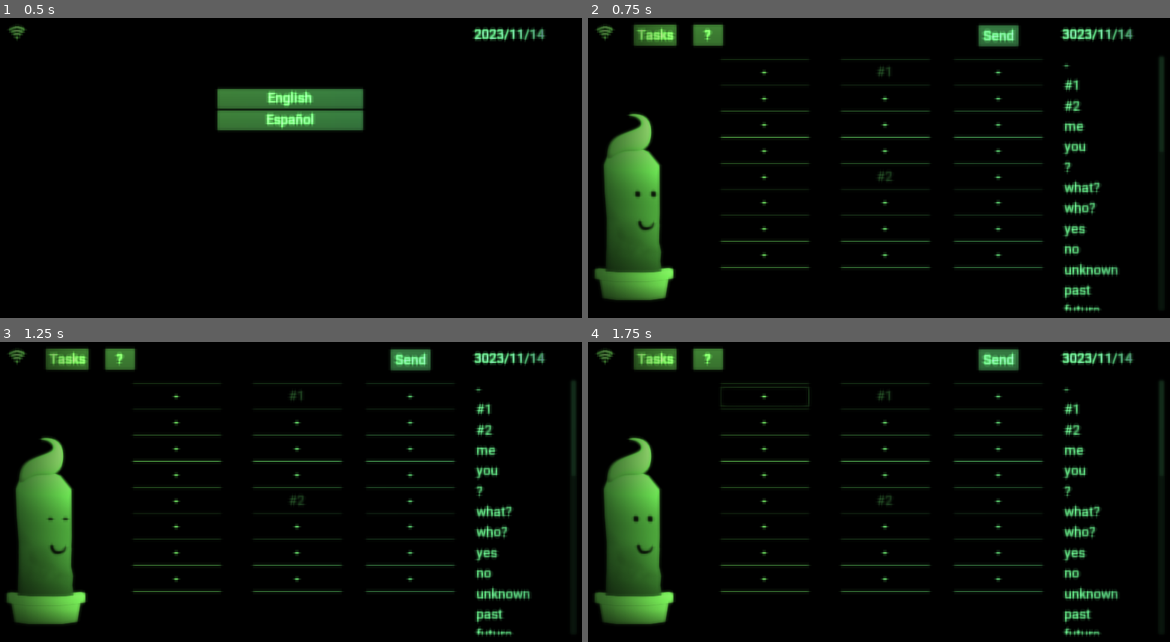
Above: before the commit, frames 1-4 (two rows, left to right).
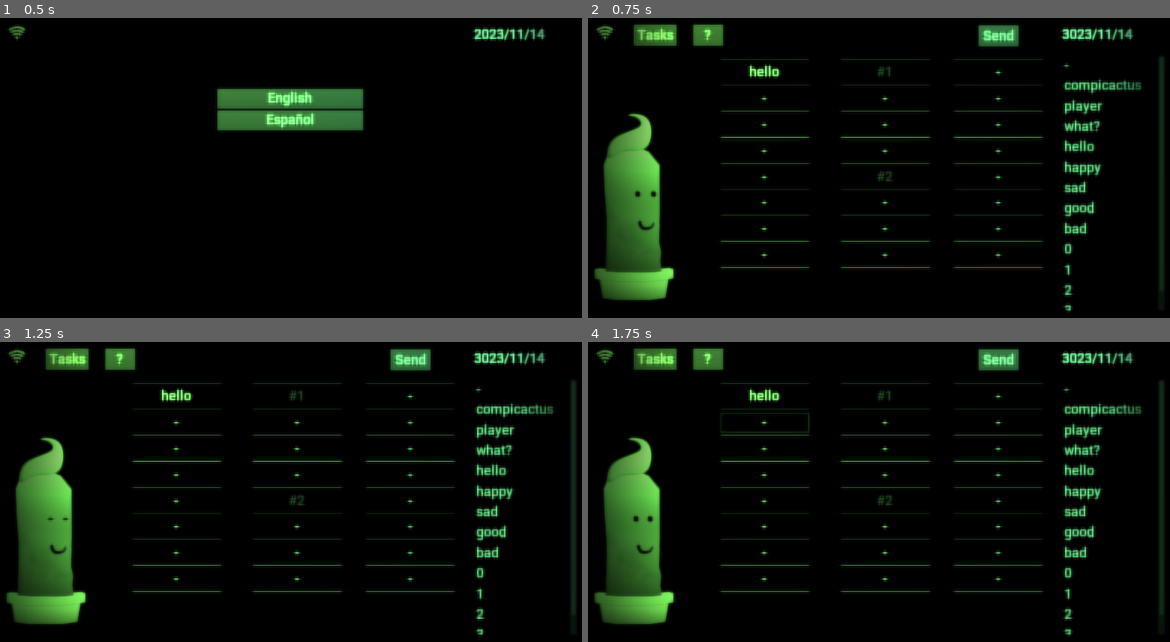
Above: after the commit, the same moments.

Repository: Eibriel/compicactus-isolation
Game: Godot game, scene res://MainScene.tscn
Same seed, same stepped clock (60 frames per second), same inputs: the game is played once before the commit and once after it.
Inputs:
- Up to frame 1 (0.5 s): no input
- Up to frame 2 (0.75 s): click "English" at 0.5 s
- Up to frame 3 (1.25 s): no input
- Up to frame 4 (1.75 s): click "-" at 1.25 s

Frame 1 is identical in both runs. In frame 2, 2.4% of the frame differs, in the area x 27-96%, y 15-99%; in frame 3, 2.4%; in frame 4, 2.6%, in the area x 22-96%, y 14-99%.

Commit message:
Answer selection

Diff:
--- a/MainScene.gd
+++ b/MainScene.gd
@@ -22,6 +22,7 @@
 
 onready var tasks: Control = $Tasks
 onready var tasks_button: Button = $TasksButton
+onready var tasks_text: RichTextLabel = $Tasks/TasksText
 onready var help: Control = $Help
 onready var help_button: Button = $HelpButton
 onready var help_text: RichTextLabel = $Help/HelpText
@@ -43,7 +44,7 @@
 
 var robot_buttons = []
 
-var languages = [
+var languages: Array = [
 	["en", "English"],
 	["es", "Español"]
 ]
@@ -59,6 +60,7 @@
 		b.text = lang[1]
 		language_container.add_child(b)
 		b.connect("button_up", self, "_on_LanguageButton_button_up", [lang[0]])
+	refresh_tasks()
 
 
 func _on_LanguageButton_button_up(lang: String):
@@ -97,7 +99,7 @@
 
 func activate_ok_button():
 	ok_button.connect("input_event", self, "_on_Ok_input_event", [])
-	tasks.visible = true
+	# tasks.visible = true
 	tasks_button.visible = true
 	help_button.visible = true
 
@@ -162,6 +164,9 @@
 		concept_item.set_text(0, tr("WORD_%s" % c))
 		concept_item.set_metadata(0, c)
 
+	var r = compi_brain.parse([], [])
+	robot_answer(r[0], r[1])
+
 
 func _on_Tree_cell_selected():
 	current_concept = concept_tree.get_selected().get_metadata(0) #.get_text(0)
@@ -190,7 +195,8 @@
 		intro_text.visible = false
 		logostart.visible = false
 		timelapse = true
-		shader_animation.play("Timelapse")
+		# shader_animation.play("Timelapse")
+		show_game()
 
 
 func _process(delta: float):
@@ -202,7 +208,7 @@
 	var time_dict = Time.get_datetime_dict_from_system()
 	if timelapse:
 		timelapse_time += delta
-		var exponential_timelapse_time = pow(timelapse_time, timelapse_time/2)
+		var exponential_timelapse_time = pow(timelapse_time, timelapse_time/100)
 		time_dict.year += int(exponential_timelapse_time/30/12)
 		time_dict.month += int(exponential_timelapse_time/30) % 12
 		if time_dict.month > 12:
@@ -210,9 +216,9 @@
 		time_dict.day += int(exponential_timelapse_time) % 30
 		if time_dict.day > 30:
 			time_dict.day -= 30
-		if time_dict.year >= 3022:
-			timelapse_completed = true
-			timelapse = false
+		# if time_dict.year >= 3022:
+		# 	timelapse_completed = true
+		# 	timelapse = false
 	if timelapse_completed:
 		time_dict.year += 1000
 	# var date_format: String = "{year}/{month}/{day} {hour}:{minute}:{second}"
@@ -267,6 +273,7 @@
 			grounding_buttons[n].text = "-"
 		else:
 			grounding_buttons[n].text = tr("WORD_%s" % grounding[n])
+	refresh_tasks()
 
 
 func clean_array(a: PoolStringArray):
@@ -275,3 +282,15 @@
 		if i != "-":
 			r.append(i)
 	return r
+
+
+func refresh_tasks():
+	var text = "[b]%s[/b]\n" % tr("TASKS_TITLE")
+	var task_list = compi_brain.get_task_list()
+	for t in task_list:
+		if task_list[t].visible:
+			if task_list[t].completed:
+				text += "- [s]%s[/s]\n" % tr(t)
+			else:
+				text += "- %s\n" % tr(t)
+	tasks_text.bbcode_text = text
--- a/compi_brain.gd
+++ b/compi_brain.gd
@@ -1,15 +1,12 @@
 extends Node
 class_name CompiBrain
 
-
-# Where I am?
-# Who are you?
-# Why would you do that?
-# Do you have family
-# I want to see my family again!
-# Send me to the future!
-# I don't want to be here
-# I don't want to answer questions
+var task_list: Dictionary = {
+	"TASK_START_TIMETRAVEL": {"visible": true, "completed": true},
+	"TASK_SAY_HI": {"visible": true, "completed": false},
+	"TASK_COUNTDOWN": {"visible": true, "completed": false},
+	"TASK_ARE_YOU_ALIVE": {"visible": true, "completed": false},
+}
 
 var concept_tree = {
 	"root": {
@@ -17,48 +14,101 @@
 			"person": {
 				"ai": {},
 				"human": {}
-			}
-		}
+			},
+			"place": {},
+			"device": {}
+		},
+		"number":{}
 	}
 }
 
 var long_term = {
-	"ai": {
+	"compicactus": {
 		"is-a": "ai",
-		"children_count": 2,
-		# "location": "unknown",
-		"safety": 0.1,
-	},
-	#"human": {
-	#	"is-a": "human"
-	#}
-}
-
-var current_scene = ""
-var current_sub_scene = ""
+		"location": "time-machine",
+		"introduced": "no",
+	},
+	"player": {
+		"is-a": "human"
+	},
+	"futureworld": {
+		"is-a": "place",
+	},
+	"time-machine": {
+		"is-a": "device"
+	},
+	"1": {
+		"is-a": "number"
+	},
+	"2": {
+		"is-a": "number"
+	},
+	"3": {
+		"is-a": "number"
+	}
+}
 
 var ai_goals = {
-	"return_home": {
-		"goals": [
-			{"ai.location": "home"}
-		]
-	},
+	#"return_home": {
+	#	"goals": [
+	#		"compicactus.location:home"
+	#	]
+	#},
 	"improve_safety": {
 		"goals": [
-			{"ai.safety": "+"}
+			"compicactus.safety:+"
+		]
+	},
+	"improve_trust": {
+		"goals": [
+			"player.trust:+"
 		]
 	},
 }
 
 var scenes = {
+	"answer_how_is_person": {
+		"match": "*person+what?",
+		"expected": [
+			"player.trust:+"
+		]
+	},
+	"answer_hello": {
+		"match": "hello",
+		"expected": [
+			"player.trust:+"
+		]
+	},
+	"answer_number": {
+		"match": "*number",
+		"expected": [
+			"player.trust:+"
+		]
+	},
+
+	"say_hi": {
+		"requirements": {
+			"compicactus.introduced": "no"
+		},
+		"expected": [
+			"player.trust:+"
+		]
+	},
+	"ask_how_are_you": {
+		"requirements": {
+			"player.mood": "unknown"
+		},
+		"expected": [
+			"player.trust:+"
+		]
+	},
 	"locate": {
 		"requirements": {
-			"ai.location": "unknown"
-		},
-		"expected": {
-			# "ai.location": "!unknown",
-			"ai.safety": "+"
-		}
+			"compicactus.location": "unknown"
+		},
+		"expected": [
+			"compicactus.safety:+"
+		]
 	},
 	"get_person_children_count": {
 		"target": "person",
@@ -66,11 +116,16 @@
 			"*.children_count": "unknown",
 			"*.confort": "high"
 		},
-		"expect": {
-			"*.trust": "+"
-		}
-	}
-}
+		"expected": [
+			"*.trust:+"
+		]
+	}
+}
+
+
+
+var current_scene = ""
+var current_target = ""
 
 # parametrizar deseos de la AI
 
@@ -78,30 +133,68 @@
 
 # calcular que escena ejecutar dado el estado para maximizar el deseo de la AI
 
-
+class MyCustomSorter:
+	static func sort(a, b):
+		if a["value"] > b["value"]:
+			return true
+		return false
 
 func parse(question: PoolStringArray, grounding: PoolStringArray):
-	select_scene()
-	return [[],[]]
-	"""
-	var answer:PoolStringArray = []
-	var next_grounding: PoolStringArray = []
-	if should_ignore():
-		return ask_question()
-	if is_empty_question(question):
-		return [answer, next_grounding]
-	if is_who_question(question):
-		var target: String = get_who_target(question)
-		return check_response(short_description(target))
 	#
-	return check_response([
-		answer,
-		next_grounding
-	])"""
-
-
-func select_scene():
+	#var answer = parse_input(question, grounding)
+	#if answer.direct_answer:
+	#	return check_response(answer.answer)
+	#
+	var filtered_scenes = select_scene(question, grounding)
+	var scene_values = select_best_scenes(filtered_scenes)
+	scene_values.sort_custom(MyCustomSorter, "sort")
+	# print (scene_values)
+	var selected_scene = select_one_scene(scene_values)
+	var r = execute_scene(selected_scene.scene, selected_scene.target)
+	return check_response(r)
+
+
+func execute_scene(scene, target):
+	print(scene, ":", target)
+	current_scene = scene
+	if scene == "locate":
+		return [["compicactus", "where?"], []]
+	if scene == "say_hi":
+		long_term.compicactus.introduced = "yes"
+		return [["hello"], []]
+	if scene == "ask_how_are_you":
+		return [["player", "what?"], []]
+	return [["unknown"], []]
+
+func select_one_scene(scenes):
+	return scenes[0]
+
+
+func select_best_scenes(filtered_scenes):
+	var scene_values = []
+	for fscene in filtered_scenes:
+		var value = 0
+		for goal in ai_goals:
+			for g in ai_goals[goal].goals:
+				if fscene[1] == "":
+					if scenes[fscene[0]].expected.has(g):
+						value+=1
+				else:
+					var wildcard_goal = "*.%s" % g.split(".")[1]
+					if scenes[fscene[0]].expected.has(wildcard_goal):
+						value+=1
+		if scenes[fscene[0]].has("match"):
+			value += 5
+		scene_values.append({
+			"value": value,
+			"scene": fscene[0],
+			"target": fscene[1]
+		})
+	return scene_values
+
+func select_scene(question, grounding):
 	# simulate scenes
+	var filtered_scenes = []
 	for scene in scenes:
 		if scenes[scene].has("target"):
 			var collected_concepts = get_all_concepts_child_of(scenes[scene].target, concept_tree)
@@ -109,10 +202,46 @@
 				var collected_instances = get_all_instances_isa(cc)
 				for ci in collected_instances:
 					var satisfied = satisfy_requirements(scene, ci)
-					print("scene: ", scene, " target: ", ci, " -> ", satisfied)
+					if satisfied:
+						filtered_scenes.append([scene, ci])
+		elif scenes[scene].has("match"):
+			var to_match = scenes[scene].match
+			var split_match = to_match.split("+")
+			var string_question = question_to_string(question, grounding)
+			if string_question == to_match:
+				filtered_scenes.append([scene, ""])
+			elif question.size() > 0:
+				var is_match = true
+				for n in range(split_match.size()):
+					if split_match[n][0] == "*":
+						if !is_instance_of(split_match[n].substr(1), question[n]):
+							is_match = false
+							break
+					elif split_match[n] != question[n]:
+						is_match = false
+						break
+				if is_match:
+					filtered_scenes.append([scene, ""])
 		else:
 			var satisfied = satisfy_requirements(scene)
-			print("scene: ", scene, " -> ", satisfied)
+			if satisfied:
+				filtered_scenes.append([scene, ""])
+	return filtered_scenes
+
+
+func is_instance_of(concept: String, instance: String):
+	var collected_concepts = get_all_concepts_child_of(concept, concept_tree)
+	for cc in collected_concepts:
+		var collected_instances = get_all_instances_isa(cc)
+		for ci in collected_instances:
+			if ci == instance:
+				return true
+	return false
+
+func question_to_string(question, grounding):
+	var string_question = question.join("+")
+	return string_question
+
 
 func satisfy_requirements(scene: String, _instance: String = ""):
 	var satisfied = true
@@ -170,12 +299,50 @@
 	return response
 
 
+# Parse input
+
+var answers = {
+	"compicactus+what?": {"answer": [["compicactus","good"], []]},
+	"hello": {"answer": [["hello"], []], "complete_task": "TASK_SAY_HI"},
+	"3": {"answer": [["2"], []]},
+	"2": {"answer": [["1"], []]},
+	"1": {"answer": [["0"], []]},
+
+	"player+good": {"set": {"player":{"mood":"good"}}}
+}
+
+func parse_input(question, grounding):
+	var string_question = question.join("+")
+	var result = {
+		"direct_answer": false,
+		"answer": []
+	}
+	if answers.has(string_question):
+		if answers[string_question].has("answer"):
+			result.direct_answer = true
+			result.answer = answers[string_question].answer
+		if answers[string_question].has("set"):
+			for instance in answers[string_question].set:
+				for property in answers[string_question].set[instance]:
+					long_term[instance][property] = answers[string_question].set[instance][property]
+		if answers[string_question].has("complete_task"):
+			task_list[answers[string_question].complete_task].completed = true
+	return result
+
+
+func get_task_list():
+	return task_list
+
+
+# OLD
+
 func is_empty_question(question: PoolStringArray):
 	return question.size() == 0
 
 
 func is_who_question(question):
 	return question.size() > 1 and question[question.size()-1] == "who?"
+
 
 func get_who_target(question):
 	var target_word = question[question.size()-2]
@@ -191,6 +358,7 @@
 		return mapping[target_word]
 	else:
 		return target_word
+
 
 func short_description(target):
 	var answer:PoolStringArray = []
--- a/global_values.gd
+++ b/global_values.gd
@@ -5,112 +5,50 @@
 	"logo_secondary_1": Color(1, 1, 1)
 }
 
-var dictionary = {
-	"-" : {
-		"description": "Delete word"
-	},
-	"#1" : {
-		"description": "Wildcard word #1"
-	},
-	"#2" : {
-		"description": "Wildcard word #2"
-	},
-	"me" : {
-		"description": "I/me"
-	},
-	"you": {
-		"description": "You"
-	},
+var dictionary = [
+	"-",
+	#"#1",
+	#"#2",
+	"compicactus",
+	"player",
+	# "me",
+	# "you",
 	# Questions
-	"?" : {
-		"description": "Question"
-	},
-	"what?" : {
-		"description": "What?/How?"
-	},
-	"who?" : {
-		"description": "Who?"
-	},
+	#"?",
+	"what?",
+	"hello",
+	#"who?",
 	# Yes/no
-	"yes" : {
-		"description": "Yes"
-	},
-	"no" : {
-		"description": "No/Not"
-	},
-	"unknown": {
-
-	},
+	#"yes",
+	#"no",
+	#"unknown",
 	# Time
-	"past" : {
-		"description": "Past time"
-	},
-	"future" : {
-		"description": "Future time"
-	},
-	"now" : {
-		"description": "Present time"
-	},
-	"year" : {
-		"description": "A year"
-	},
+	#"past",
+	#"future",
+	#"now",
+	#"year",
 	# Adjetives
-	"happy": {
-		"description": "Being happy"
-	},
-	"sad": {
-		"description": "Being sad"
-	},
-	"good": {
-		"description": "Good/Fine"
-	},
-	"bad": {
-		"description": "Bad/Evil"
-	},
+	"happy",
+	"sad",
+	"good",
+	"bad",
 	# Verbs
-	"help": {
-		"description": "To Help"
-	},
+	#"help",
 	# Adverb?
-	"must": {
-		"description": "Must/Should"
-	},
+	#"must",
 	# Things
-	"ai": {
-		"description": "An AI"
-	},
-	"human": {
-
-	},
+	# Concepts
+	#"ai",
+	#"human",
 	# Numbers
-	"0": {
-		"description": "Number 0"
-	},
-	"1": {
-		"description": "Number 1"
-	},
-	"2": {
-		"description": "Number 2"
-	},
-	"3": {
-		"description": "Number 3"
-	},
-	"4": {
-		"description": "Number 4"
-	},
-	"5": {
-		"description": "Number 5"
-	},
-	"6": {
-		"description": "Number 6"
-	},
-	"7": {
-		"description": "Number 7"
-	},
-	"8": {
-		"description": "Number 8"
-	},
-	"9": {
-		"description": "Number 9"
-	},
-}
+	"0",
+	"1",
+	"2",
+	"3",
+	#"4",
+	#"5",
+	#"6",
+	#"7",
+	#"8",
+	#"9",
+]
--- a/strings.csv
+++ b/strings.csv
@@ -8,6 +8,11 @@
 
 No te preocupes, lAs Ias no pueden sentir dolor."
 HELP_TEXT,This is a chatbot game.,Esto es un chatbot
+TASKS_TITLE,Tasks:,Tareas:
+TASK_START_TIMETRAVEL,Start time travel,Iniciar viaje en el tiempo
+TASK_SAY_HI,Say hello to Compicactus,Dile hola a Compicactus
+TASK_COUNTDOWN,"Countdown: 3, 2, 1","Cuenta regresiva: 3, 2, 1"
+TASK_ARE_YOU_ALIVE,"Is Compicactus alive?","¿Está vivo Compicactus?"
 WORD_-,-,-
 WORD_-_DES,Delete word,Eliminar palabra
 WORD_#1,#1,#1
@@ -18,12 +23,20 @@
 WORD_me_DES,I/me,Yo
 WORD_you,you,tu
 WORD_you_DES,You,Tu/Usted
+WORD_compicactus,compicactus,compicactus
+WORD_compicactus_DES,The AI,La IA
+WORD_player,player,jugador
+WORD_player_DES,"You, player","Tu, jugador"
 WORD_?,?,?
 WORD_?_DES,Question,Pregunta
 WORD_what?,what?,qué?
 WORD_what?_DES,What?/How?,¿Qué?/¿Cómo?
 WORD_who?,who?,quién?
 WORD_who?_DES,Who?,¿Quién?
+WORD_where?,where?,donde?
+WORD_where?_DES,Where?,¿Donde?
+WORD_hello,hello,hola
+WORD_hello_DES,Greeting,Saludo
 WORD_yes,yes,si
 WORD_yes_DES,Yes,Si
 WORD_no,no,no
--- a/themes/concept_button.tres
+++ b/themes/concept_button.tres
@@ -1,16 +1,8 @@
-[gd_resource type="Theme" load_steps=8 format=2]
+[gd_resource type="Theme" load_steps=4 format=2]
 
 [ext_resource path="res://fonts/Roboto-Medium.ttf" type="DynamicFontData" id=1]
 
-[sub_resource type="StyleBoxEmpty" id=2]
-
-[sub_resource type="StyleBoxEmpty" id=3]
-
-[sub_resource type="StyleBoxEmpty" id=4]
-
-[sub_resource type="StyleBoxEmpty" id=5]
-
-[sub_resource type="StyleBoxEmpty" id=6]
+[sub_resource type="StyleBoxEmpty" id=7]
 
 [sub_resource type="DynamicFont" id=1]
 size = 25
@@ -18,8 +10,4 @@
 
 [resource]
 default_font = SubResource( 1 )
-Tree/styles/bg = SubResource( 2 )
-Tree/styles/bg_focus = SubResource( 3 )
-Tree/styles/button_pressed = SubResource( 4 )
-Tree/styles/selected = SubResource( 5 )
-Tree/styles/selected_focus = SubResource( 6 )
+Tree/styles/bg = SubResource( 7 )
Binary file changed: strings.en.translation
Binary file changed: strings.es.translation
